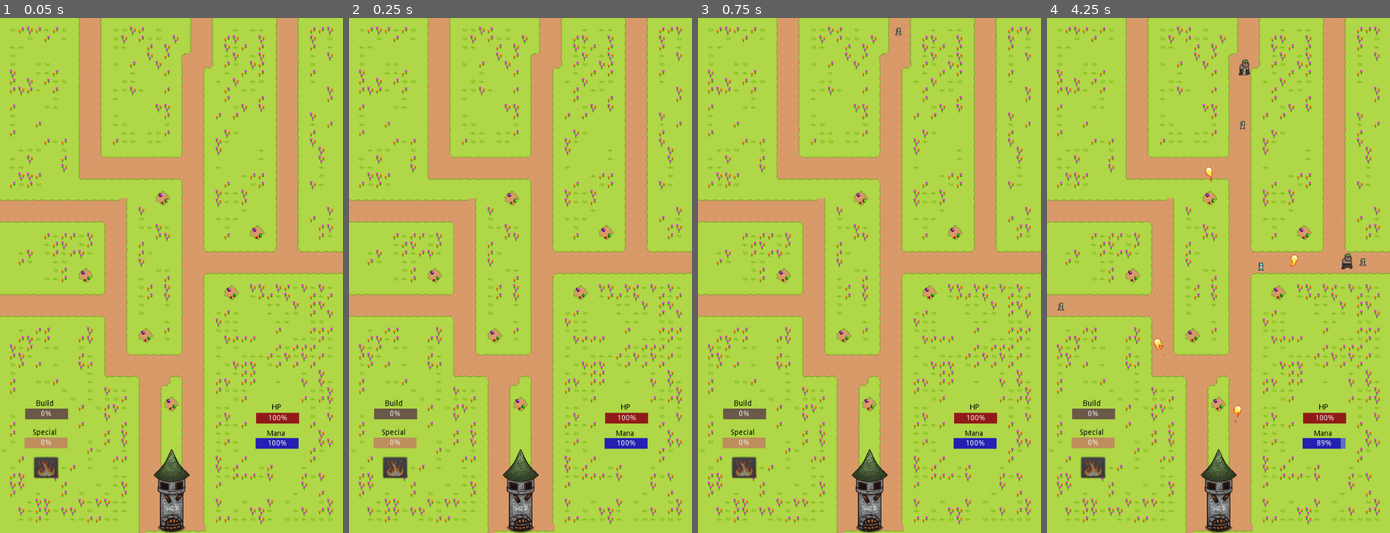
Above: before the commit, frames 1-4 (left to right).
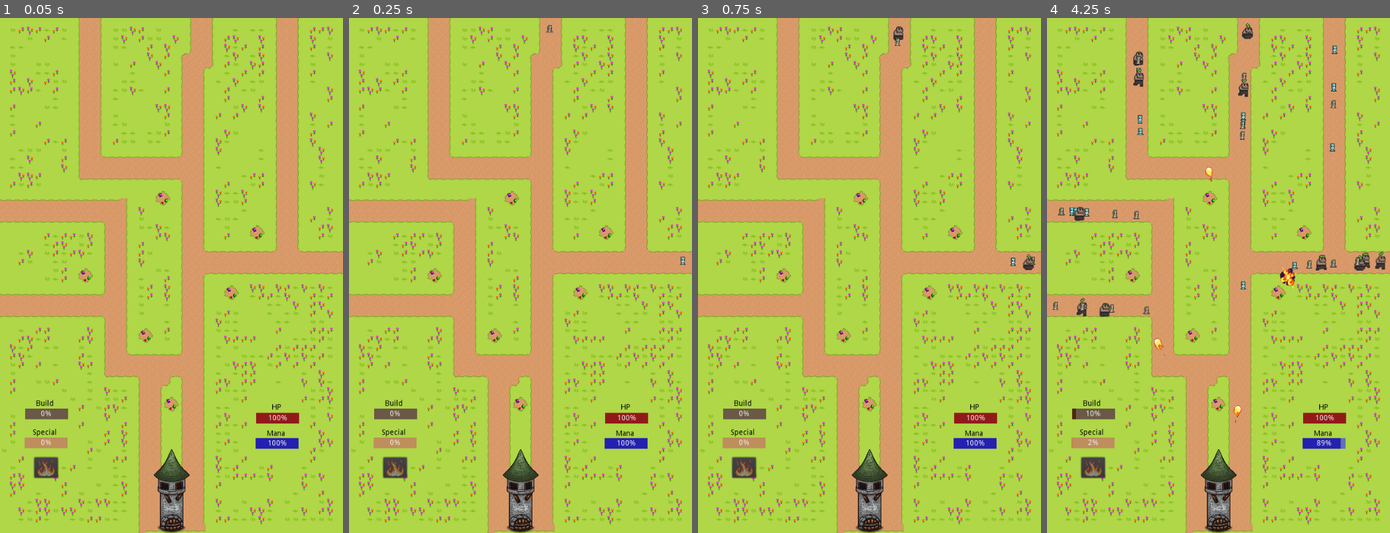
Above: after the commit, the same moments.

Repository: Bronsky91/Theren-s-Tower
Game: Godot game, scene res://scenes/Game.tscn
Two runs of this game, one before a commit and one after it. Both use one fixed random seed, a clock stepped at 60 frames per second and the inputs below. Sound files missing from this copy of the repository are replaced by a short silence.
Inputs (mouse positions are in pixels of both pictures, inside the frame that each line leads up to):
- Up to frame 1 (0.05 s): no input
- Up to frame 2 (0.25 s): no input
- Up to frame 3 (0.75 s): move the mouse to (869, 404) at 0.52 s; press the mouse at (869, 404) at 0.53 s
- Up to frame 4 (4.25 s): move the mouse to (1211, 198) at 1.27 s; release the mouse at (1211, 198) at 1.28 s; click (1211, 198) at 1.35 s; move the mouse to (1304, 234) at 2.02 s; press the mouse at (1304, 234) at 2.03 s; move the mouse to (1132, 275) at 2.77 s; release the mouse at (1132, 275) at 2.78 s; click (1132, 275) at 2.85 s; move the mouse to (1280, 290) at 3.52 s; press the mouse at (1280, 290) at 3.53 s

Frame 1 is identical in both runs. In frame 2, less than 0.1% of the frame differs, in the area x 57-99%, y 1-48%; in frame 3, 0.2%; in frame 4, 1.7%, in the area x 1-99%, y 1-84%.

Commit message:
Dumb floats

Diff:
--- a/scenes/Game.tscn
+++ b/scenes/Game.tscn
@@ -338,31 +338,30 @@
 
 [node name="FlameWall" parent="Map" instance=ExtResource( 8 )]
 position = Vector2( 359.098, 695.63 )
-frame = 0
 
 [node name="FlameWall2" parent="Map" instance=ExtResource( 8 )]
 position = Vector2( 356.793, 267.189 )
-frame = 9
+frame = 0
 
 [node name="FlameWall3" parent="Map" instance=ExtResource( 8 )]
 position = Vector2( 213.882, 370.209 )
-frame = 9
+frame = 0
 
 [node name="FlameWall4" parent="Map" instance=ExtResource( 8 )]
 position = Vector2( 529.628, 436.46 )
-frame = 8
+frame = 9
 
 [node name="FlameWall5" parent="Map" instance=ExtResource( 8 )]
 position = Vector2( 361.336, 439.288 )
-frame = 8
+frame = 9
 
 [node name="FlameWall6" parent="Map" instance=ExtResource( 8 )]
 position = Vector2( 215.14, 551.217 )
-frame = 9
+frame = 0
 
 [node name="FlameWall7" parent="Map" instance=ExtResource( 8 )]
 position = Vector2( 277.503, 695.319 )
-frame = 9
+frame = 0
 
 [node name="Tower" type="Node2D" parent="."]
 position = Vector2( 301.121, 924.782 )
@@ -482,11 +481,11 @@
 wait_time = 0.5
 
 [node name="SpawnTimer" type="Timer" parent="."]
-wait_time = 0.5
+wait_time = 0.1
 autostart = true
 
 [node name="DifficultyTimer" type="Timer" parent="."]
-wait_time = 30.0
+wait_time = 5.0
 autostart = true
 
 [node name="Music" type="AudioStreamPlayer" parent="."]
--- a/scripts/Game.gd
+++ b/scripts/Game.gd
@@ -56,8 +56,9 @@
 	spawn_enemy(n)
 
 func _on_DifficultyTimer_timeout():
-	if $SpawnTimer.wait_time > .1:
-		$SpawnTimer.wait_time -= .1
+	print($SpawnTimer.wait_time)
+	if str($SpawnTimer.wait_time) > '0.1':
+		$SpawnTimer.wait_time -= 0.1
 
 func _on_ManaRegen_timeout():
 	r.add_mana(1)
